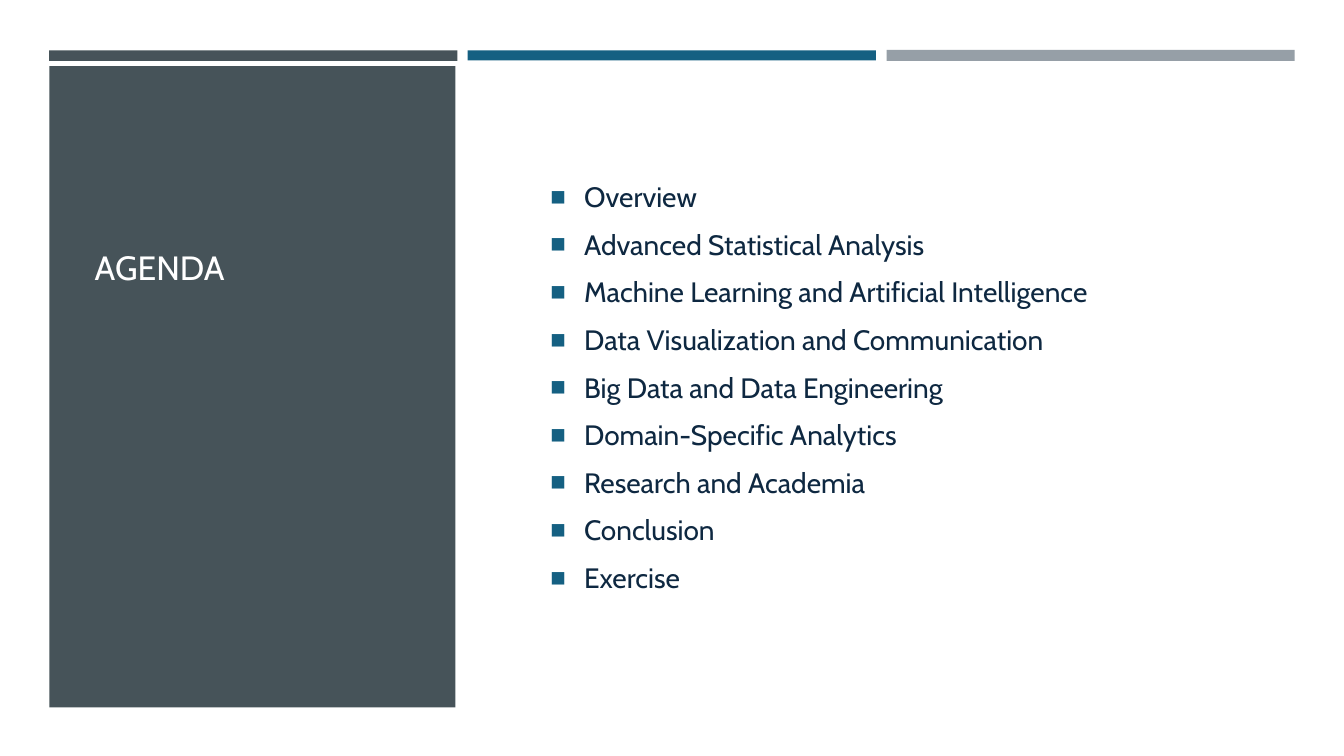
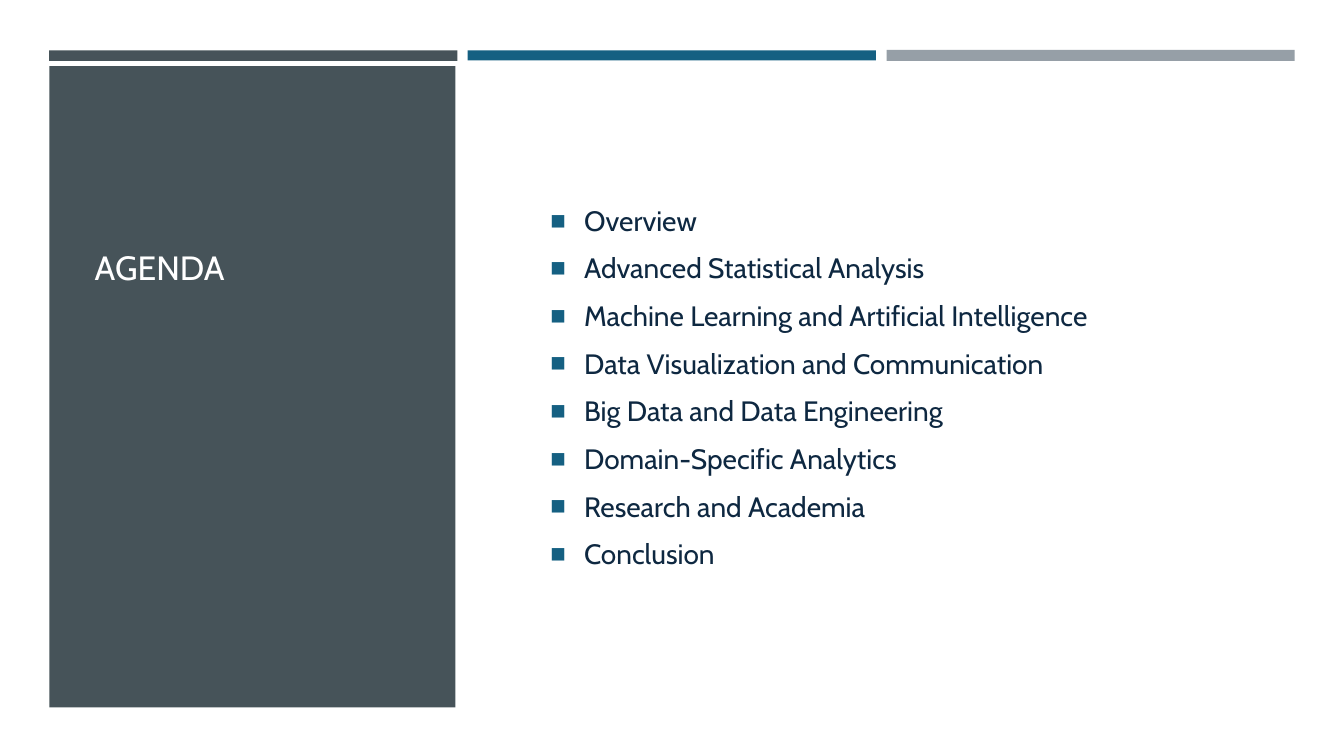
Before and after one commit to jjasser87/RfromScratch, a slide deck: slide 2 of Chapter 16/What is Next.pptx. Drawn at 1344x756 pixels with LibreOffice and Linux fonts; fonts in the diff are those of the drawing. Boxes give left, top, right and bottom in pixels: in the first picture for what was removed or moved away, otherwise in the second. Text is boxed around its words. In the diff, an @@ line names an element or a change of style, - is before the commit and + after.

Commit message:
minor slide fixes

```diff
--- a/Chapter 16/What is Next.pptx
+++ b/Chapter 16/What is Next.pptx
@@ text at (584,568,680,589): paragraph removed @@
-■ Exercise
```
Also in this commit, not shown: 1 other file.
